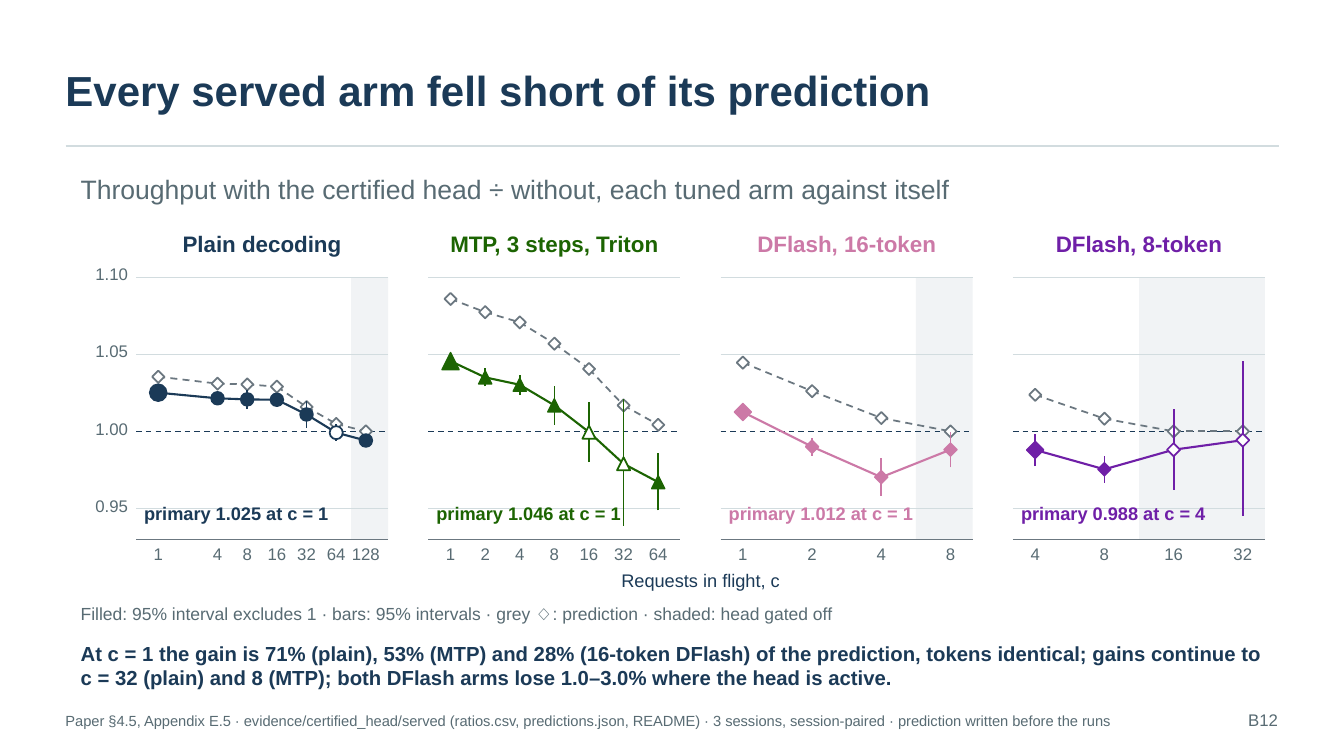
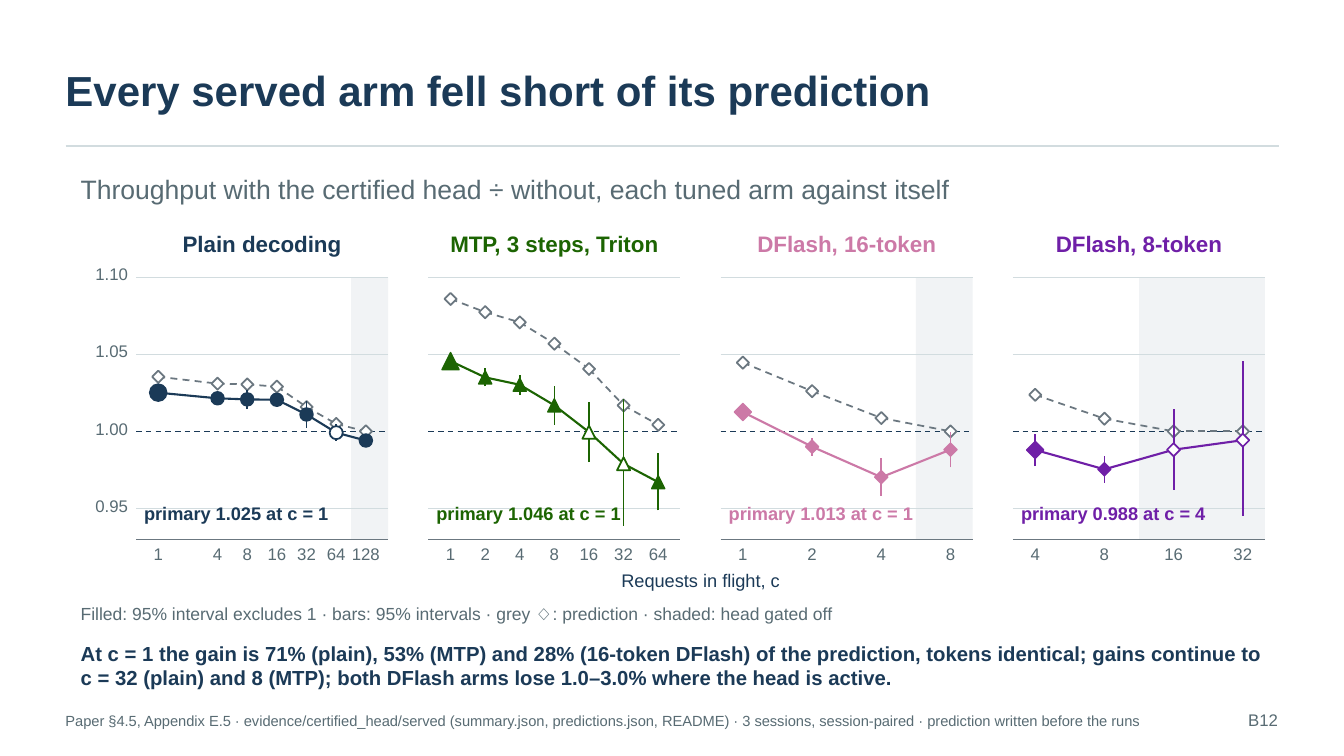
Before and after one commit to SamMausberg/verified-progress, a slide deck: slide 29 of presentation/verifier_paper_talk.pptx. Drawn at 1344x756 pixels with LibreOffice and Linux fonts; fonts in the diff are those of the drawing. Boxes give left, top, right and bottom in pixels: in the first picture for what was removed or moved away, otherwise in the second. Text is boxed around its words. In the diff, an @@ line names an element or a change of style, - is before the commit and + after.

```diff
--- a/presentation/verifier_paper_talk.pptx
+++ b/presentation/verifier_paper_talk.pptx
@@ text at (729,507,913,524): text changed @@
-primary 1.012 at c = 1
+primary 1.013 at c = 1
@@ text at (65,715,1139,729): text changed @@
-Paper §4.5, Appendix E.5 · evidence/certified_head/served (ratios.csv, predictions.json, README) · 3 sessions, session-paired · prediction written before the runs
+Paper §4.5, Appendix E.5 · evidence/certified_head/served (summary.json, predictions.json, README) · 3 sessions, session-paired · prediction written before the runs
```
Also in this commit, not shown: 16 other slides changed, 2 other files.
